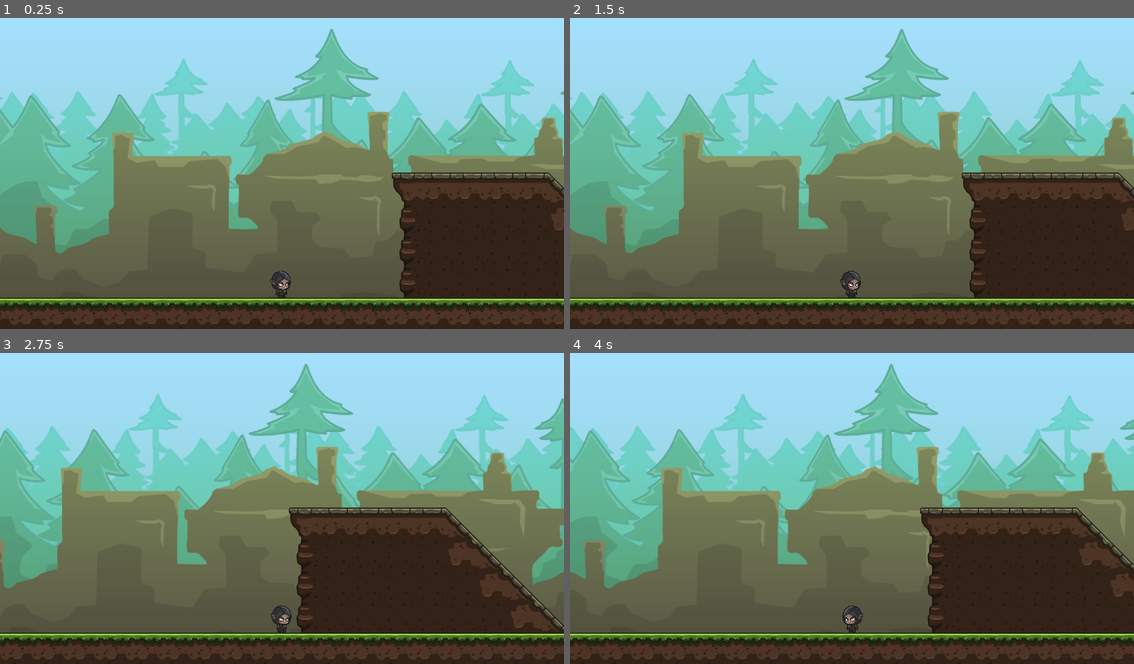
Above: before the commit, frames 1-4 (two rows, left to right).
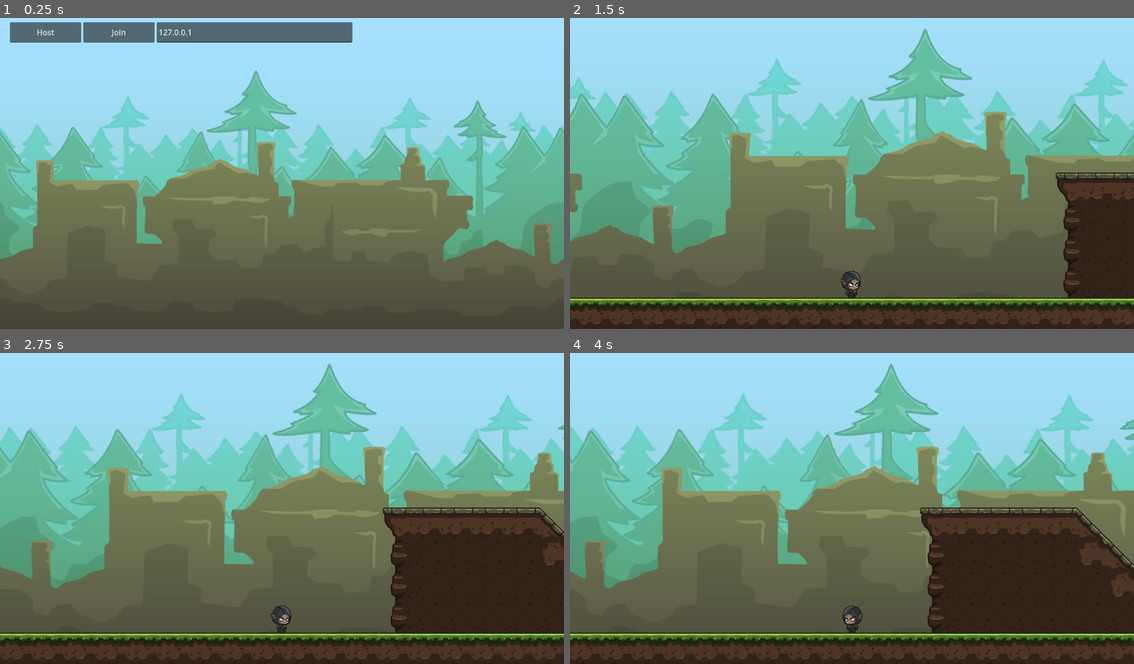
Above: after the commit, the same moments.

Repository: Qowface/learning-godot
Game: Godot game, scene res://levels/menu/menu.tscn
Two runs of this game, one before a commit and one after it. Both use one fixed random seed, a clock stepped at 60 frames per second and the inputs below. Before the commit the project starts from res://levels/level_01.tscn.
Inputs (mouse positions are in pixels of both pictures, inside the frame that each line leads up to):
- Up to frame 1 (0.25 s): no input
- Up to frame 2 (1.5 s): click (615, 33) at 0.5 s, where only the run after the commit has a clickable "Host"; click (654, 33) at 1.25 s, where only the run after the commit has a clickable "Start"
- Up to frame 3 (2.75 s): tap Enter at 2 s; hold D (move_right) from 2.03 s (still down); tap Space (jump) at 2.27 s
- Up to frame 4 (4 s): tap Space (jump) at 3.02 s; release D (move_right) at 3.53 s; hold A (move_left) from 3.53 s (still down)

The runs differ from the first frame. In frame 1, 48% of the frame differs, in the area x 0-100%, y 1-100%; in frame 2, 28%; in frame 3, 32%; in frame 4, less than 0.1%.

Commit message:
Multiplayer Puzzle Platformer - Implement multiplayer client/server.
Add main menu where we can host/join/start game.
Implement basic multiplayer lobby.
Spawn and synchronize players.

Diff:
--- /dev/null
+++ b/multiplayer-puzzle-platformer/levels/level.gd
@@ -0,0 +1,54 @@
+extends Node2D
+
+
+@export var player_scene: PackedScene
+@export var players_container: Node2D
+@export var spawn_points: Array[Node2D]
+
+var next_spawn_point_index = 0
+
+
+func _ready():
+	if not multiplayer.is_server():
+		return
+
+	# If we wanted to allow players to join mid game:
+	# multiplayer.peer_connected.connect(add_player)
+
+	multiplayer.peer_disconnected.connect(delete_player)
+
+	for id in multiplayer.get_peers():
+		add_player(id)
+
+	add_player(1)
+
+
+func _exit_tree():
+	if multiplayer.multiplayer_peer == null:
+		return
+	if not multiplayer.is_server():
+		return
+
+	multiplayer.peer_disconnected.disconnect(delete_player)
+
+
+func add_player(id):
+	var player_instance = player_scene.instantiate()
+	player_instance.position = get_spawn_point()
+	player_instance.name = str(id)
+	players_container.add_child(player_instance)
+
+
+func delete_player(id):
+	if not players_container.has_node(str(id)):
+		return
+
+	players_container.get_node(str(id)).queue_free()
+
+
+func get_spawn_point():
+	var spawn_point = spawn_points[next_spawn_point_index].position
+	next_spawn_point_index += 1
+	if next_spawn_point_index >= len(spawn_points):
+		next_spawn_point_index = 0
+	return spawn_point
--- a/multiplayer-puzzle-platformer/levels/level_01.tscn
+++ b/multiplayer-puzzle-platformer/levels/level_01/level_01.tscn
@@ -1,12 +1,13 @@
-[gd_scene load_steps=7 format=3 uid="uid://bukpvm1i37v5v"]
+[gd_scene load_steps=8 format=3 uid="uid://bukpvm1i37v5v"]
 
-[ext_resource type="Texture2D" uid="uid://chwbcf7n2ajtp" path="res://art/platforms/Platformer_spritesheet.png" id="1_o36ct"]
-[ext_resource type="Texture2D" uid="uid://bja0wl8tcw71c" path="res://art/backgrounds/background_01.png" id="2_15jpp"]
-[ext_resource type="PackedScene" uid="uid://bnofvjop8abwy" path="res://player/player.tscn" id="2_nkm1d"]
-[ext_resource type="Texture2D" uid="uid://bujx43rcy5b85" path="res://art/backgrounds/background_02.png" id="3_yti3u"]
+[ext_resource type="Script" path="res://levels/level.gd" id="1_nmxii"]
+[ext_resource type="Texture2D" uid="uid://chwbcf7n2ajtp" path="res://art/platforms/Platformer_spritesheet.png" id="1_vibnu"]
+[ext_resource type="Texture2D" uid="uid://bja0wl8tcw71c" path="res://art/backgrounds/background_01.png" id="2_crsan"]
+[ext_resource type="Texture2D" uid="uid://bujx43rcy5b85" path="res://art/backgrounds/background_02.png" id="3_j5u51"]
+[ext_resource type="PackedScene" uid="uid://bnofvjop8abwy" path="res://player/player.tscn" id="4_6fd4s"]
 
 [sub_resource type="TileSetAtlasSource" id="TileSetAtlasSource_acgcx"]
-texture = ExtResource("1_o36ct")
+texture = ExtResource("1_vibnu")
 texture_region_size = Vector2i(128, 128)
 0:0/0 = 0
 0:0/0/physics_layer_0/linear_velocity = Vector2(0, 0)
@@ -67,7 +68,11 @@
 physics_layer_0/collision_mask = 0
 sources/0 = SubResource("TileSetAtlasSource_acgcx")
 
-[node name="Level01" type="Node2D"]
+[node name="Level01" type="Node2D" node_paths=PackedStringArray("players_container", "spawn_points")]
+script = ExtResource("1_nmxii")
+player_scene = ExtResource("4_6fd4s")
+players_container = NodePath("----- Players -----/PlayersContainer")
+spawn_points = [NodePath("----- Players -----/SpawnPoint_0"), NodePath("----- Players -----/SpawnPoint_1")]
 
 [node name="----- Environment -----" type="Node" parent="."]
 
@@ -94,10 +99,20 @@
 motion_mirroring = Vector2(1334, 0)
 
 [node name="BackgroundHouses" type="Sprite2D" parent="----- Environment -----/ParallaxBackground/ParallaxHouses"]
-texture = ExtResource("3_yti3u")
+texture = ExtResource("3_j5u51")
 centered = false
 
 [node name="----- Players -----" type="Node" parent="."]
 
-[node name="Player" parent="----- Players -----" instance=ExtResource("2_nkm1d")]
-position = Vector2(288, 128)
+[node name="PlayersContainer" type="Node2D" parent="----- Players -----"]
+
+[node name="PlayerSpawner" type="MultiplayerSpawner" parent="----- Players -----"]
+_spawnable_scenes = PackedStringArray("res://player/player.tscn")
+spawn_path = NodePath("../PlayersContainer")
+spawn_limit = 2
+
+[node name="SpawnPoint_0" type="Node2D" parent="----- Players -----"]
+position = Vector2(96, 128)
+
+[node name="SpawnPoint_1" type="Node2D" parent="----- Players -----"]
+position = Vector2(224, 128)
--- /dev/null
+++ b/multiplayer-puzzle-platformer/levels/menu/menu.gd
@@ -0,0 +1,54 @@
+extends Node
+
+
+@export var ui: Control
+@export var level_container: Node
+@export var level_scene: PackedScene
+@export var ip_line_edit: LineEdit
+@export var status_label: Label
+@export var not_connected_hbox: HBoxContainer
+@export var host_hbox: HBoxContainer
+
+
+func _ready():
+	multiplayer.connection_failed.connect(_on_connection_failed)
+	multiplayer.connected_to_server.connect(_on_connected_to_server)
+
+
+func _on_host_button_pressed():
+	not_connected_hbox.hide()
+	host_hbox.show()
+	Lobby.create_game()
+	status_label.text = "Hosting!"
+
+
+func _on_join_button_pressed():
+	not_connected_hbox.hide()
+	Lobby.join_game(ip_line_edit.text)
+	status_label.text = "Connecting..."
+
+
+func _on_start_button_pressed():
+	hide_menu.rpc()
+	change_level.call_deferred(level_scene)
+
+
+func change_level(scene):
+	for c in level_container.get_children():
+		level_container.remove_child(c)
+		c.queue_free()
+	level_container.add_child(scene.instantiate())
+
+
+func _on_connection_failed():
+	status_label.text = "Failed to connect"
+	not_connected_hbox.show()
+
+
+func _on_connected_to_server():
+	status_label.text = "Connected!"
+
+
+@rpc("call_local", "authority", "reliable")
+func hide_menu():
+	ui.hide()
--- /dev/null
+++ b/multiplayer-puzzle-platformer/levels/menu/menu.tscn
@@ -0,0 +1,107 @@
+[gd_scene load_steps=6 format=3 uid="uid://bbs62jetedu4s"]
+
+[ext_resource type="Texture2D" uid="uid://bja0wl8tcw71c" path="res://art/backgrounds/background_01.png" id="1_7at6g"]
+[ext_resource type="Script" path="res://levels/menu/menu.gd" id="1_xhf7a"]
+[ext_resource type="Texture2D" uid="uid://bujx43rcy5b85" path="res://art/backgrounds/background_02.png" id="2_d0pk7"]
+[ext_resource type="PackedScene" uid="uid://bukpvm1i37v5v" path="res://levels/level_01/level_01.tscn" id="2_ygnb7"]
+
+[sub_resource type="LabelSettings" id="LabelSettings_7meqi"]
+font_size = 64
+
+[node name="Menu" type="Node" node_paths=PackedStringArray("ui", "level_container", "ip_line_edit", "status_label", "not_connected_hbox", "host_hbox")]
+script = ExtResource("1_xhf7a")
+ui = NodePath("UI")
+level_container = NodePath("Level")
+level_scene = ExtResource("2_ygnb7")
+ip_line_edit = NodePath("UI/NotConnectedHBox/IPLineEdit")
+status_label = NodePath("UI/StatusLabel")
+not_connected_hbox = NodePath("UI/NotConnectedHBox")
+host_hbox = NodePath("UI/HostHBox")
+
+[node name="Level" type="Node" parent="."]
+
+[node name="LevelSpawner" type="MultiplayerSpawner" parent="."]
+_spawnable_scenes = PackedStringArray("res://levels/level_01/level_01.tscn")
+spawn_path = NodePath("../Level")
+spawn_limit = 1
+
+[node name="UI" type="Control" parent="."]
+layout_mode = 3
+anchors_preset = 15
+anchor_right = 1.0
+anchor_bottom = 1.0
+grow_horizontal = 2
+grow_vertical = 2
+
+[node name="BackgroundTrees" type="TextureRect" parent="UI"]
+layout_mode = 1
+anchors_preset = 15
+anchor_right = 1.0
+anchor_bottom = 1.0
+grow_horizontal = 2
+grow_vertical = 2
+texture = ExtResource("1_7at6g")
+expand_mode = 2
+stretch_mode = 4
+
+[node name="BackgroundHouses" type="TextureRect" parent="UI/BackgroundTrees"]
+layout_mode = 1
+anchors_preset = 15
+anchor_right = 1.0
+anchor_bottom = 1.0
+grow_horizontal = 2
+grow_vertical = 2
+texture = ExtResource("2_d0pk7")
+expand_mode = 2
+stretch_mode = 4
+
+[node name="NotConnectedHBox" type="HBoxContainer" parent="UI"]
+layout_mode = 0
+offset_left = 20.0
+offset_top = 20.0
+offset_right = 720.0
+offset_bottom = 62.0
+
+[node name="HostButton" type="Button" parent="UI/NotConnectedHBox"]
+layout_mode = 2
+size_flags_horizontal = 3
+text = "Host"
+
+[node name="JoinButton" type="Button" parent="UI/NotConnectedHBox"]
+layout_mode = 2
+size_flags_horizontal = 3
+text = "Join"
+
+[node name="IPLineEdit" type="LineEdit" parent="UI/NotConnectedHBox"]
+custom_minimum_size = Vector2(400, 0)
+layout_mode = 2
+text = "127.0.0.1"
+placeholder_text = "Enter IP Address..."
+
+[node name="HostHBox" type="HBoxContainer" parent="UI"]
+visible = false
+layout_mode = 0
+offset_left = 20.0
+offset_top = 20.0
+offset_right = 315.0
+offset_bottom = 62.0
+
+[node name="StartButton" type="Button" parent="UI/HostHBox"]
+layout_mode = 2
+size_flags_horizontal = 3
+text = "Start"
+
+[node name="StatusLabel" type="Label" parent="UI"]
+layout_mode = 1
+anchors_preset = 15
+anchor_right = 1.0
+anchor_bottom = 1.0
+grow_horizontal = 2
+grow_vertical = 2
+label_settings = SubResource("LabelSettings_7meqi")
+horizontal_alignment = 1
+vertical_alignment = 1
+
+[connection signal="pressed" from="UI/NotConnectedHBox/HostButton" to="." method="_on_host_button_pressed"]
+[connection signal="pressed" from="UI/NotConnectedHBox/JoinButton" to="." method="_on_join_button_pressed"]
+[connection signal="pressed" from="UI/HostHBox/StartButton" to="." method="_on_start_button_pressed"]
--- /dev/null
+++ b/multiplayer-puzzle-platformer/lobby.gd
@@ -0,0 +1,72 @@
+extends Node
+
+
+signal player_connected(peer_id, player_info)
+signal player_disconnected(peer_id)
+signal server_disconnected
+
+
+const PORT = 7000
+const MAX_CONNECTIONS = 2
+
+var players = {}
+var player_info = { "name": "Name" }
+
+
+func _ready():
+	multiplayer.peer_connected.connect(_on_player_connected)
+	multiplayer.peer_disconnected.connect(_on_player_disconnected)
+	multiplayer.connected_to_server.connect(_on_connected_to_server)
+	multiplayer.connection_failed.connect(_on_connection_failed)
+	multiplayer.server_disconnected.connect(_on_server_disconnected)
+
+
+func create_game():
+	var peer = ENetMultiplayerPeer.new()
+	var error = peer.create_server(PORT, MAX_CONNECTIONS)
+	if error:
+		return error
+	multiplayer.multiplayer_peer = peer
+
+	players[1] = player_info
+	player_connected.emit(1, player_info)
+
+
+func join_game(address):
+	var peer = ENetMultiplayerPeer.new()
+	var error = peer.create_client(address, PORT)
+	if error:
+		return error
+	multiplayer.multiplayer_peer = peer
+
+
+func _on_player_connected(id):
+	_register_player.rpc_id(id, player_info)
+
+
+@rpc("any_peer", "reliable")
+func _register_player(new_player_info):
+	var new_player_id = multiplayer.get_remote_sender_id()
+	players[new_player_id] = new_player_info
+	player_connected.emit(new_player_id, new_player_info)
+
+
+func _on_player_disconnected(id):
+	players.erase(id)
+	player_disconnected.emit(id)
+
+
+func _on_connected_to_server():
+	var peer_id = multiplayer.get_unique_id()
+	players[peer_id] = player_info
+	player_connected.emit(peer_id, player_info)
+
+
+func _on_connection_failed():
+	multiplayer.multiplayer_peer = null
+
+
+func _on_server_disconnected():
+	multiplayer.multiplayer_peer = null
+	players.clear()
+	server_disconnected.emit()
--- a/multiplayer-puzzle-platformer/player/player.gd
+++ b/multiplayer-puzzle-platformer/player/player.gd
@@ -11,21 +11,36 @@
 @export var jump_strength = 600
 @export var max_jumps = 1
 
+var owner_id = 1
 var jump_count = 0
 var camera_instance
 
 @onready var initial_sprite_scale = player_sprite.scale
 
 
-func _ready():
+func _enter_tree():
+	owner_id = name.to_int()
+	set_multiplayer_authority(owner_id)
+
+	if owner_id != multiplayer.get_unique_id():
+		return
+
 	set_up_camera()
 
 
 func _process(_delta):
+	if multiplayer.multiplayer_peer == null:
+		return
+	if owner_id != multiplayer.get_unique_id():
+		return
+
 	update_camera_pos()
 
 
 func _physics_process(_delta):
+	if owner_id != multiplayer.get_unique_id():
+		return
+
 	var horizontal_input = (
 		Input.get_action_strength("move_right")
 		- Input.get_action_strength("move_left")
--- a/multiplayer-puzzle-platformer/player/player.tscn
+++ b/multiplayer-puzzle-platformer/player/player.tscn
@@ -303,6 +303,17 @@
 "speed": 24.0
 }]
 
+[sub_resource type="SceneReplicationConfig" id="SceneReplicationConfig_0uhpu"]
+properties/0/path = NodePath(".:position")
+properties/0/spawn = true
+properties/0/replication_mode = 1
+properties/1/path = NodePath("AnimatedSprite2D:animation")
+properties/1/spawn = true
+properties/1/replication_mode = 1
+properties/2/path = NodePath("AnimatedSprite2D:scale")
+properties/2/spawn = true
+properties/2/replication_mode = 1
+
 [node name="Player" type="CharacterBody2D" node_paths=PackedStringArray("player_sprite")]
 script = ExtResource("1_6l5dy")
 player_camera = ExtResource("2_ly3w0")
@@ -320,4 +331,7 @@
 animation = &"idle"
 autoplay = "idle"
 
+[node name="MultiplayerSynchronizer" type="MultiplayerSynchronizer" parent="."]
+replication_config = SubResource("SceneReplicationConfig_0uhpu")
+
 [connection signal="animation_finished" from="AnimatedSprite2D" to="." method="_on_animated_sprite_2d_animation_finished"]
--- a/multiplayer-puzzle-platformer/project.godot
+++ b/multiplayer-puzzle-platformer/project.godot
@@ -11,9 +11,13 @@
 [application]
 
 config/name="Multiplayer Puzzle Platformer"
-run/main_scene="res://levels/level_01.tscn"
+run/main_scene="res://levels/menu/menu.tscn"
 config/features=PackedStringArray("4.2", "Forward Plus")
 config/icon="res://icon.svg"
+
+[autoload]
+
+Lobby="*res://lobby.gd"
 
 [display]
 
Not shown: 1 places in multiplayer-puzzle-platformer/levels/level_01/level_01.tscn that only renumber resources
Not shown: 1 places in multiplayer-puzzle-platformer/player/player.tscn that only renumber resources
